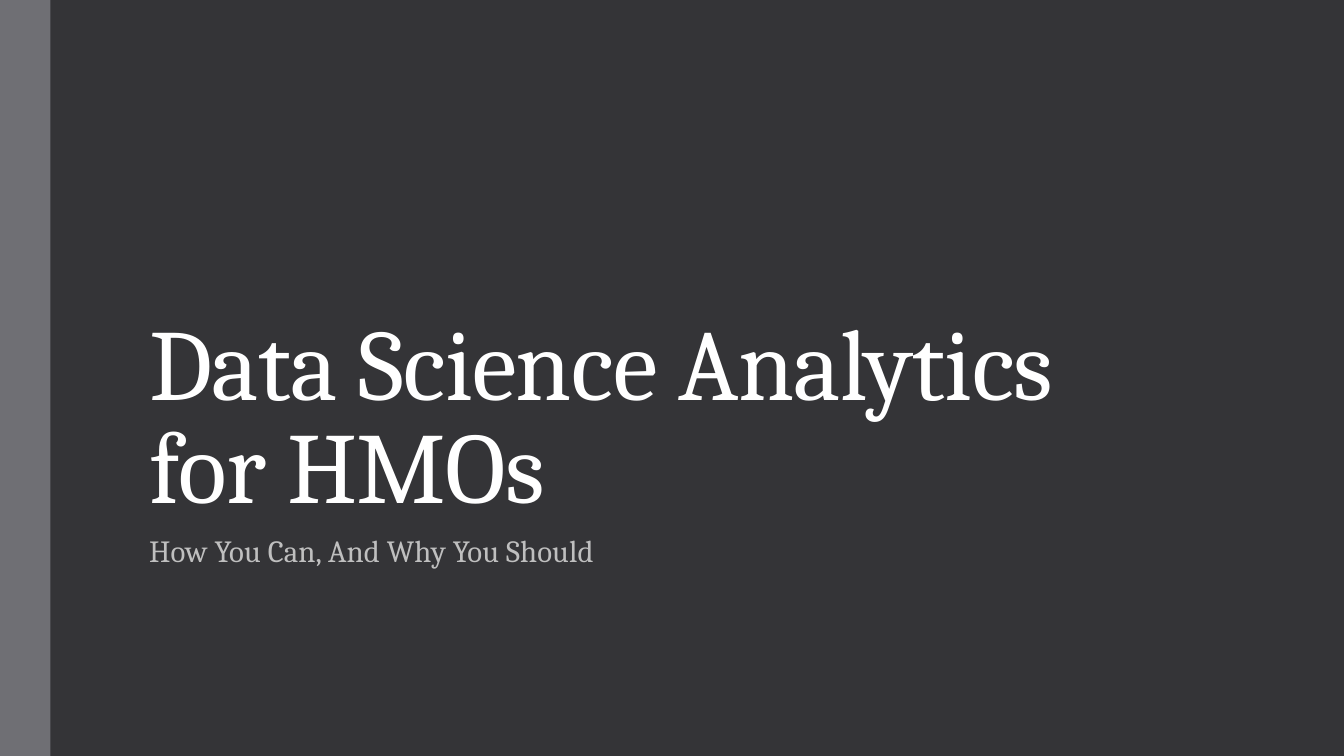
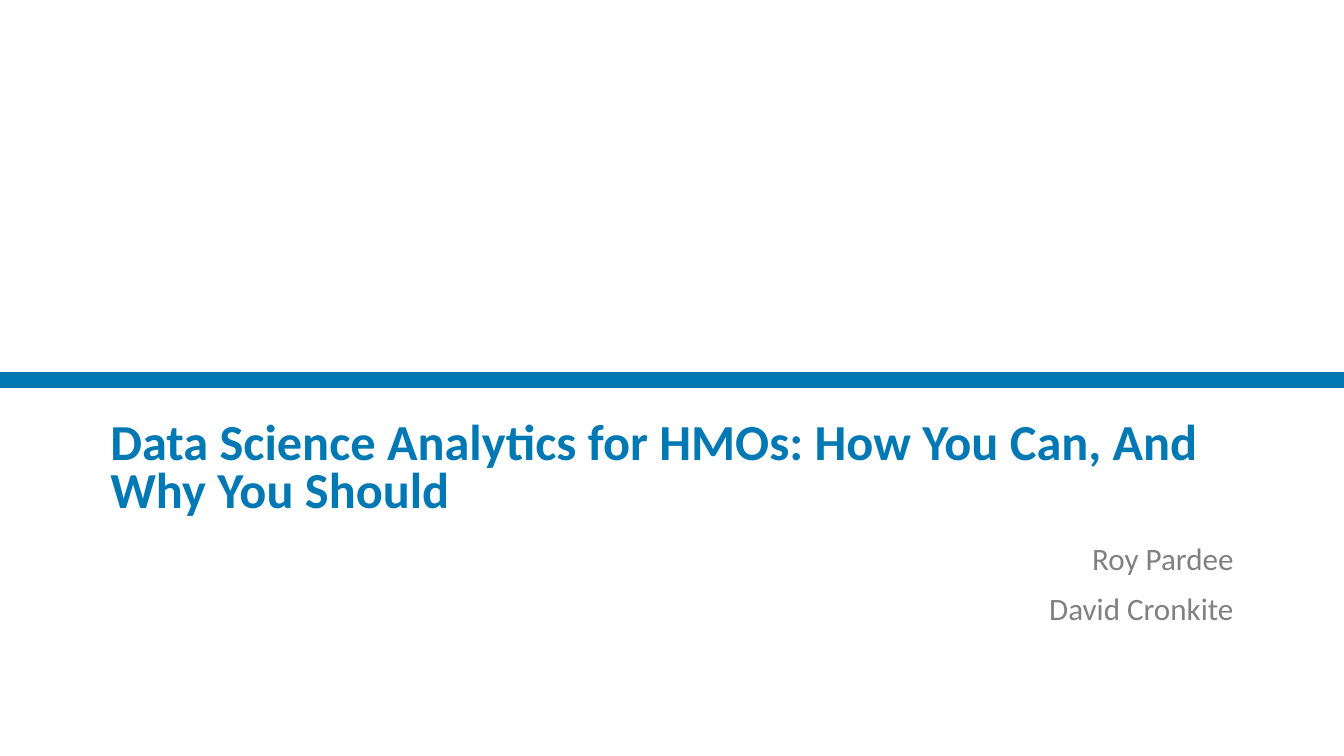
Before and after one commit to rpardee/hcsrn_2019, a slide deck: slide 1 of hcsrn_webinar_diy_analytics.pptx. Drawn at 1344x756 pixels with LibreOffice and Linux fonts; fonts in the diff are those of the drawing; background and template pictures are left out. Boxes give left, top, right and bottom in pixels: in the first picture for what was removed or moved away, otherwise in the second. Text is boxed around its words. In the diff, an @@ line names an element or a change of style, - is before the commit and + after.

```diff
--- a/hcsrn_webinar_diy_analytics.pptx
+++ b/hcsrn_webinar_diy_analytics.pptx
@@ background #353537 to #FFFFFF @@
@@ rectangle removed at <box>0,0,50,756</box> @@
@@ rectangle added at <box>0,0,1344,7</box>, fill #85CFCD @@
@@ rectangle added at <box>0,0,1344,20</box>, fill #FFFFFF @@
@@ rectangle added at <box>0,372,1344,388</box>, fill #0078B3 @@
@@ title at <box>110,424,1198,516</box>: text changed; size 72 to 36 pt; font Cambria to Calibri; text colour #FFFFFF to #0078B3; bold on @@
-Data Science Analytics for HMOs
+Data Science Analytics for HMOs: How You Can, And Why You Should
@@ subtitle at <box>1049,548,1234,620</box>: text changed; size 22 to 22.2 pt; font Cambria to Calibri; text colour #BFBFBF to #808080 @@
-How You Can, And Why You Should
+Roy Pardee
+David Cronkite
```
Also in this commit, not shown: 13 other slides changed, 9 slides added, 7 slides removed, 1 other file.
